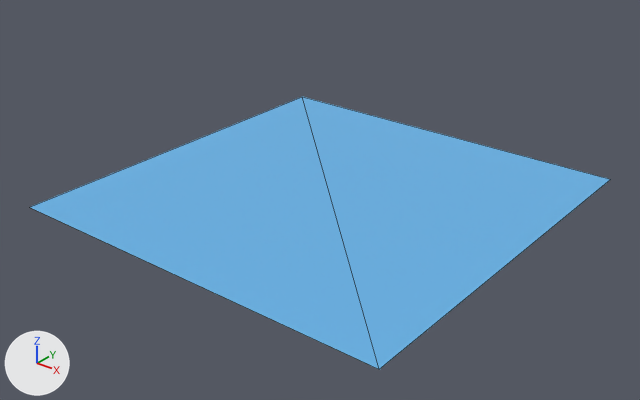
One commit to the FBX model Data/Models/plane.fbx: the scene before it, then after it.
Both versions are drawn from a 50 mm camera at (2.39, -3.06, 1.84) aimed at (0.05, -0.14, 0.03). Arrows for +X, +Y and +Z are at lower left; the lights stay in place. Mesh edges are drawn as thin lines. Where no turn or scale is listed for an object, it has been applied to the vertices.
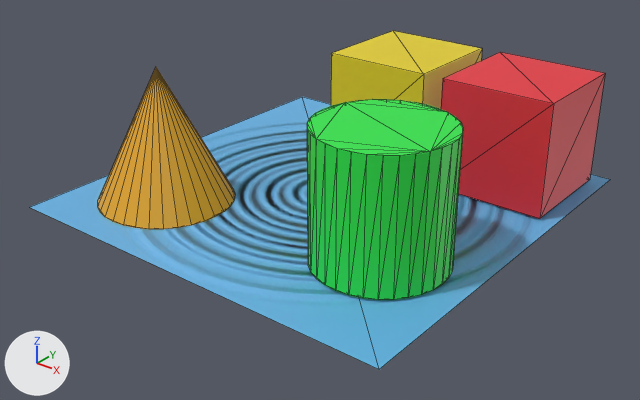
Where the newer file only moved an object's origin or applied its transform, the numbers keep the older frame.

Location of each change, [x1, y1, x2, y2] in pixels of the pictures (640 x 400 px):
'Plane', surface changed
    both: [94, 103, 611, 340]
'Cylinder', added (green)
    after: [307, 99, 463, 300]
'Cube.001', added (red)
    after: [441, 52, 605, 219]
'Cone', added (orange)
    after: [98, 67, 235, 229]
'Cube', added (yellow)
    after: [331, 31, 482, 109]

Patch to the scene script:
```diff
--- a/Data/Models/plane.fbx.py
+++ b/Data/Models/plane.fbx.py
@@ img_normalmap_png @@
+img_normalmap_png = load_image('NormalMap.png', 'plane/NormalMap.png', 512, 512, 'Non-Color')
@@ mat_material_001 @@
 n0 = _N.new('ShaderNodeBsdfPrincipled'); n0.name = 'Principled BSDF'
 n1 = _N.new('ShaderNodeOutputMaterial'); n1.name = 'Material Output'
+n2 = _N.new('ShaderNodeTexImage'); n2.name = 'Image Texture'
+n2.image = img_normalmap_png
+n3 = _N.new('ShaderNodeNormalMap'); n3.name = 'Normal Map'
 _L.new(n0.outputs[0], n1.inputs[0])  # 'BSDF' to 'Surface'
+_L.new(n2.outputs[0], n3.inputs[1])  # 'Color' to 'Color'
+_L.new(n3.outputs[0], n0.inputs[5])  # 'Normal' to 'Normal'
@@ mat_material_004 @@
+mat_material_004 = principled_material('Material.004')
+mat_material_004.base_color = (0.8, 0.391, 0.0196)  # orange #e7a826
@@ mat_material_002 @@
+mat_material_002 = principled_material('Material.002')
+mat_material_002.base_color = (0.0244, 0.8, 0.0676)  # green #2be74a
@@ mat_material_003 @@
+mat_material_003 = principled_material('Material.003')
+mat_material_003.base_color = (0.8, 0.639, 0.0127)  # yellow #e7d11e
@@ mat_material002_001 @@
+mat_material002_001 = principled_material('Material002.001')
+mat_material002_001.base_color = (0.8, 0.0338, 0.0485)  # red #e7343e
@@ me_cone @@
+me_cone.from_pydata(...)  # a 32-sided cone pointing to +z spanning x -0.324..0.324, y -0.324..0.324, z -0.324..0.324
+me_cone.materials.append(mat_material_004)  # orange #e7a826
@@ me_cylinder @@
+me_cylinder.from_pydata(...)  # a 32-sided cylinder along z spanning x -0.3..0.3, y -0.3..0.3, z -0.3..0.3
+me_cylinder.materials.append(mat_material_002)  # green #2be74a
@@ me_cube_001 @@
+me_cube_001.from_pydata(...)  # a box spanning x -0.275..0.275, y -0.275..0.275, z -0.275..0.275
+me_cube_001.materials.append(mat_material_003)  # yellow #e7d11e
@@ me_cube_002 @@
+me_cube_002.from_pydata(...)  # a box spanning x -0.275..0.275, y -0.275..0.275, z -0.275..0.275
+me_cube_002.materials.append(mat_material002_001)  # red #e7343e
@@ ob_cone @@
+ob_cone = bpy.data.objects.new('Cone', me_cone)
+ob_cone.location = (-0.571, -0.53, 0.325)
@@ ob_cylinder @@
+ob_cylinder = bpy.data.objects.new('Cylinder', me_cylinder)
+ob_cylinder.location = (0.584, -0.405, 0.31)
@@ ob_cube @@
+ob_cube = bpy.data.objects.new('Cube', me_cube_001)
+ob_cube.location = (0.0, 0.634, 0.285)
@@ ob_cube_001 @@
+ob_cube_001 = bpy.data.objects.new('Cube.001', me_cube_002)
+ob_cube_001.location = (0.652, 0.634, 0.285)
```
